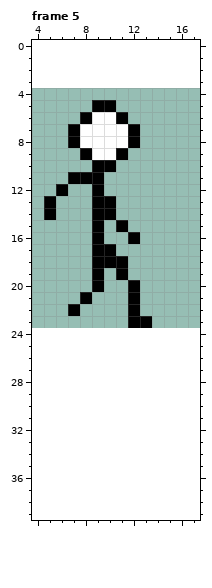
Pixel-art file: res/img/sprite/man.aseprite. The picture above was drawn from the file before the commit.
20x20 pixels, 6 frames. Shown: frame 5: x 4..17, y 0..39. The old version is drawn lined up with the new one, on the new canvas. The commit also changed other frames, which this record leaves out.
Once edited:
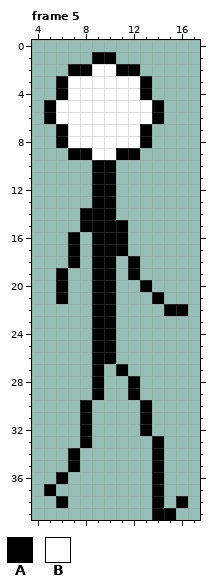
Palette (. is transparent): A #000000  B #ffffff
From the commit log: Man's platforming controls.
Diff:
canvas 20x20 -> 20x40, the old top-left corner now at 0,4
Changed rows in their new state; - is an unchanged pixel.
Frame 5:
first column x 5:
 1 ----AA------
 2 --AABBAA----
 3 -ABBBBBBA---
 4 -ABBBBBBA---
 5 ABBBBBBBBA--
 6 ABBB--BBBA--
 7 -AB----BA---
 8 -AB----BA---
 9 --A----A----
11 --..-A------
12 -.---A------
13 .-----------
14 .--A--------
15 ---A-A------
16 --A--AA.----
17 --A---A-----
18 --A---.A----
19 -A---A.A----
20 -A---A-.A---
21 -A-.AA-.-A--
22 --.-AA-.--AA
23 ----AA-..---
24 ----AA------
25 ----AA------
26 ----AA------
27 ----A-A-----
28 ----A--A----
29 ----A--A----
30 ---A----A---
31 ---A----A---
32 ---A----A---
33 ---A-----A--
34 --A------A--
35 --A------A--
36 -A-------A--
37 A--------A--
38 -A-------A-A
39 ---------AA-
Pixel boxes of the changes (left, top, right, bottom) in both pictures:
changed: (44, 52, 188, 520)
